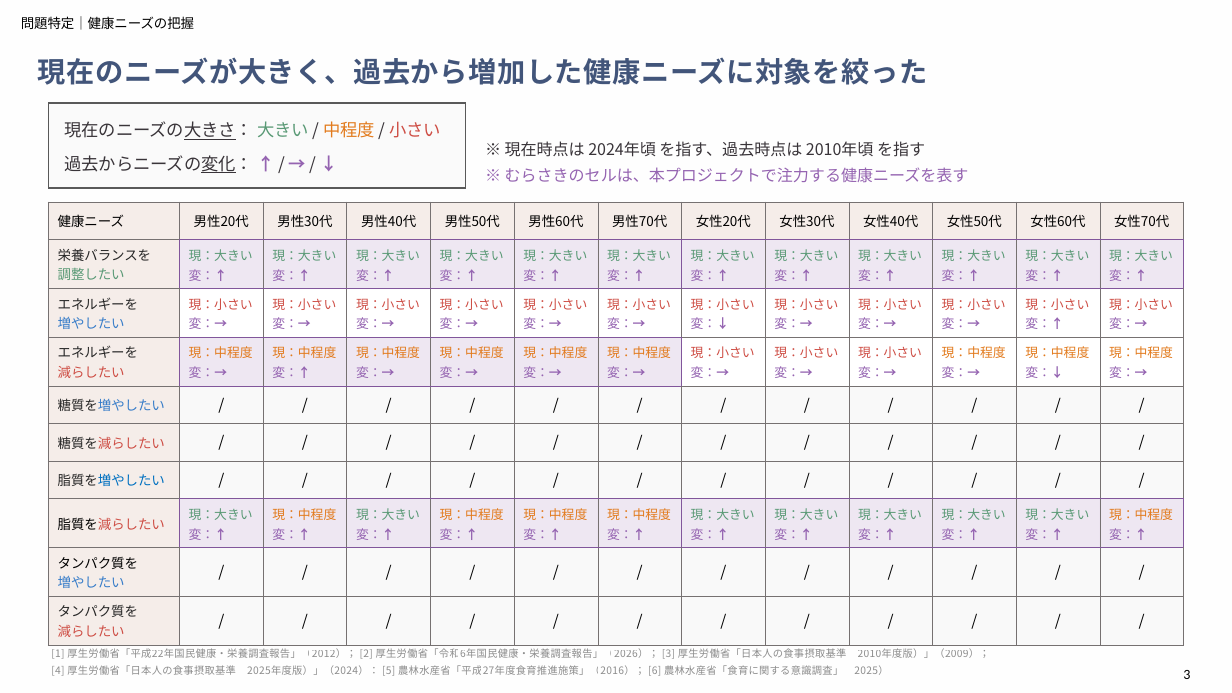
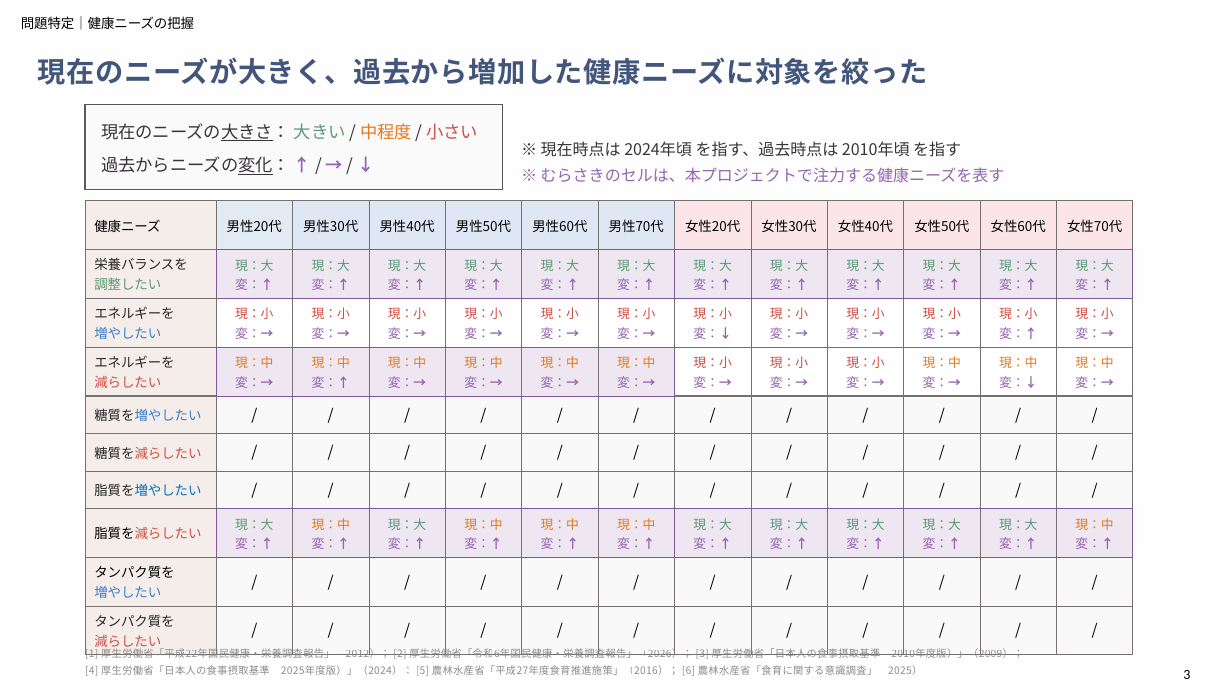
Before and after one commit to aoiseki0415/Accenture_CEO, a slide deck: slide 3 of 提出物一覧/アクセンチュア_最終報告（作成中）.pptx. Drawn at 1232x693 pixels with LibreOffice and Linux fonts; fonts in the diff are those of the drawing. Boxes give left, top, right and bottom in pixels: in the first picture for what was removed or moved away, otherwise in the second. Text is boxed around its words. In the diff, an @@ line names an element or a change of style, - is before the commit and + after.

```diff
--- a/提出物一覧/アクセンチュア_最終報告（作成中）.pptx
+++ b/提出物一覧/アクセンチュア_最終報告（作成中）.pptx
@@ 5 texts, 1 rectangle: place and size @@
-5 texts, 1 rectangle at <box>48,103,990,676</box>
+5 texts, 1 rectangle at <box>85,104,1024,676</box>
@@ table at <box>85,201,1137,654</box> @@
-row 2: 栄養バランスを 調整したい | 現：大きい 変：↑ | 現：大きい 変：↑ | 現：大きい 変：↑ | 現：大きい 変：↑ | 現：大きい 変：↑ | 現：大きい 変：↑ | 現：大きい 変：↑ | 現：大きい 変：↑ | 現：大きい 変：↑ | 現：大きい 変：↑ | 現：大きい 変：↑ | 現：大きい 変：↑
+row 2: 栄養バランスを 調整したい | 現：大 変：↑ | 現：大 変：↑ | 現：大 変：↑ | 現：大 変：↑ | 現：大 変：↑ | 現：大 変：↑ | 現：大 変：↑ | 現：大 変：↑ | 現：大 変：↑ | 現：大 変：↑ | 現：大 変：↑ | 現：大 変：↑
-row 3: エネルギーを 増やしたい | 現：小さい 変：→ | 現：小さい 変：→ | 現：小さい 変：→ | 現：小さい 変：→ | 現：小さい 変：→ | 現：小さい 変：→ | 現：小さい 変：↓ | 現：小さい 変：→ | 現：小さい 変：→ | 現：小さい 変：→ | 現：小さい 変：↑ | 現：小さい 変：→
+row 3: エネルギーを 増やしたい | 現：小 変：→ | 現：小 変：→ | 現：小 変：→ | 現：小 変：→ | 現：小 変：→ | 現：小 変：→ | 現：小 変：↓ | 現：小 変：→ | 現：小 変：→ | 現：小 変：→ | 現：小 変：↑ | 現：小 変：→
-row 4: エネルギーを 減らしたい | 現：中程度変：→ | 現：中程度変：↑ | 現：中程度変：→ | 現：中程度変：→ | 現：中程度変：→ | 現：中程度変：→ | 現：小さい 変：→ | 現：小さい 変：→ | 現：小さい 変：→ | 現：中程度変：→ | 現：中程度変：↓ | 現：中程度変：→
+row 4: エネルギーを 減らしたい | 現：中 変：→ | 現：中 変：↑ | 現：中 変：→ | 現：中 変：→ | 現：中 変：→ | 現：中 変：→ | 現：小 変：→ | 現：小 変：→ | 現：小 変：→ | 現：中 変：→ | 現：中 変：↓ | 現：中 変：→
-row 8: 脂質を減らしたい | 現：大きい 変：↑ | 現：中程度変：↑ | 現：大きい 変：↑ | 現：中程度変：↑ | 現：中程度変：↑ | 現：中程度変：↑ | 現：大きい 変：↑ | 現：大きい 変：↑ | 現：大きい 変：↑ | 現：大きい 変：↑ | 現：大きい 変：↑ | 現：中程度変：↑
+row 8: 脂質を減らしたい | 現：大 変：↑ | 現：中 変：↑ | 現：大 変：↑ | 現：中 変：↑ | 現：中 変：↑ | 現：中 変：↑ | 現：大 変：↑ | 現：大 変：↑ | 現：大 変：↑ | 現：大 変：↑ | 現：大 変：↑ | 現：中 変：↑
@@ fill #F5EDE9 to #A3BDDF at 30% opacity in row 1, column 2 @@
@@ fill #F5EDE9 to #A3BDDF at 35% opacity in 5 cells @@
@@ fill #F5EDE9 to #F07488 at 18% opacity in 6 cells @@
@@ table: place and size @@
-table at <box>48,202,1189,641</box>
+table at <box>85,201,1137,654</box>
```
Also in this commit, not shown: 10 other slides changed, 2 slides added, 2 slides removed.
